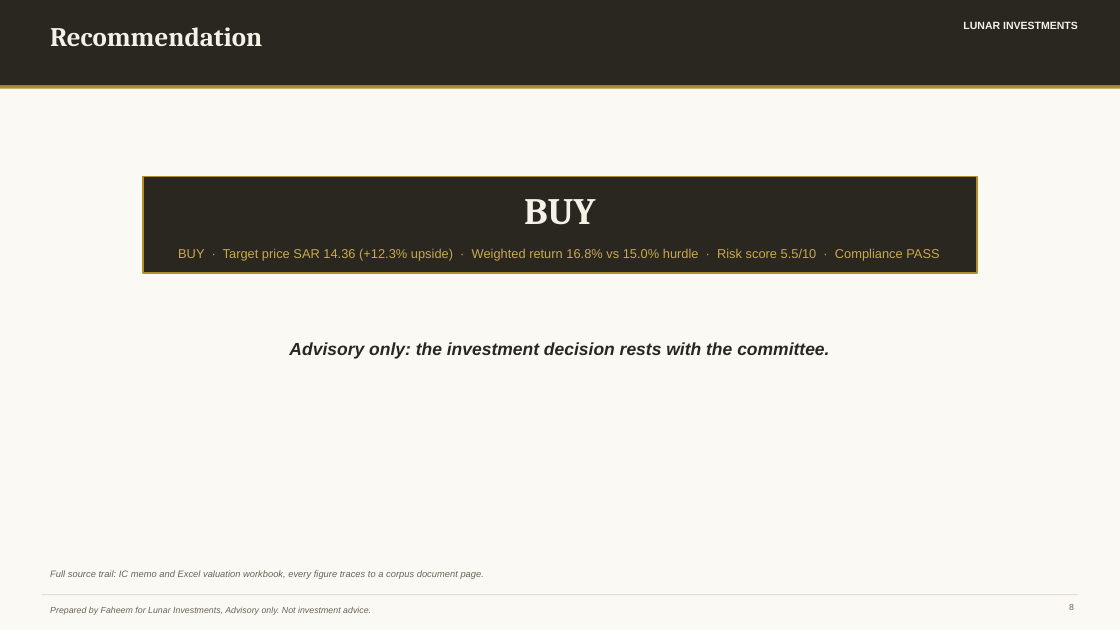
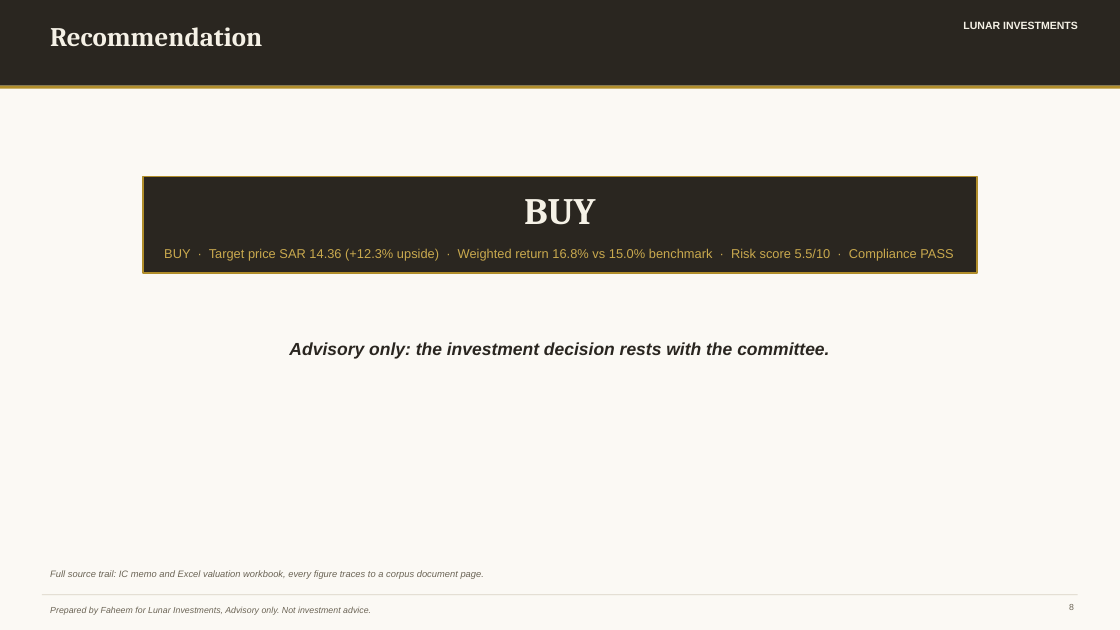
Before and after one commit to sawtag/faheem-new, a slide deck: slide 8 of public/artifacts/jahez-board-deck.pptx. Drawn at 1120x630 pixels with LibreOffice and Linux fonts; fonts in the diff are those of the drawing. Boxes give left, top, right and bottom in pixels: in the first picture for what was removed or moved away, otherwise in the second. Text is boxed around its words. In the diff, an @@ line names an element or a change of style, - is before the commit and + after.

```diff
--- a/public/artifacts/jahez-board-deck.pptx
+++ b/public/artifacts/jahez-board-deck.pptx
@@ text at (x1=164, y1=248, x2=953, y2=261): text changed @@
-BUY · Target price SAR 14.36 (+12.3% upside) · Weighted return 16.8% vs 15.0% hurdle · Risk score 5.5/10 · Compliance PASS
+BUY · Target price SAR 14.36 (+12.3% upside) · Weighted return 16.8% vs 15.0% benchmark · Risk score 5.5/10 · Compliance PASS
```
Also in this commit, not shown: 3 other slides changed, 51 other files.
